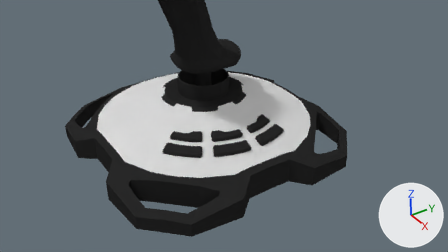
An edit to the Blender file JoystickVisualizer/Assets/Devices/Logitech 3D Pro/Logitech Extreme 3D Pro.blend, drawn before and after from the same camera.
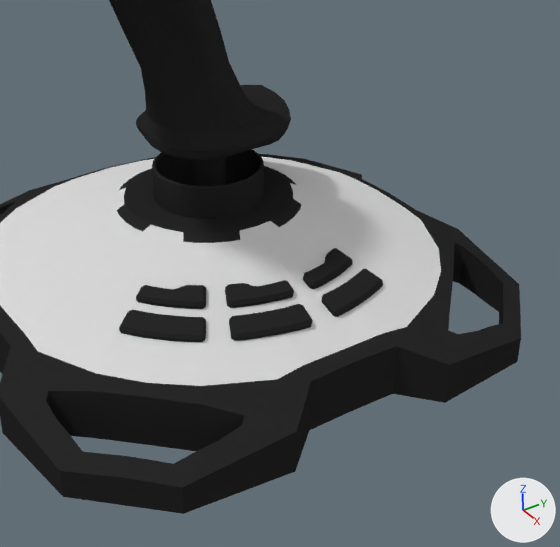
There are two pictures of each version: one from the file's camera 'Camera', one close up on the part from 24% to 82% of the width and 0% to 100% of the height. The lights are fixed; the arrows at lower right show +X, +Y and +Z.

Objects in the first close-up: 'Base', 'Buttons', 'Gimbal Center', 'Gimbal Rubber', 'Stick'.
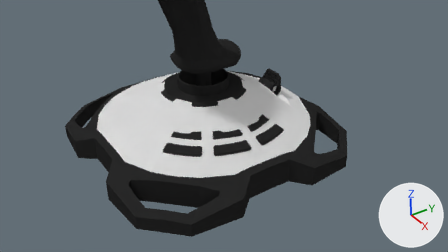
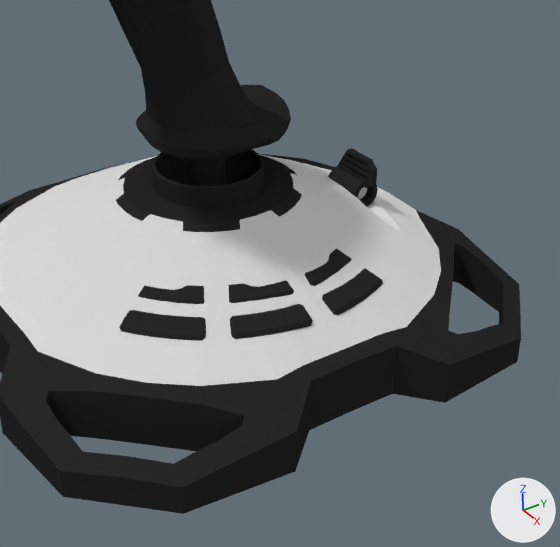
Commit message: update Logitech 3D Pro with throttle flap

Where the change shows, as pixel boxes (x1, y1, x2, y2) in the close-ups (560 x 547 px):
'Gimbal Center', reshaped
    before: (117, 166, 301, 243)
    after: (116, 155, 302, 232)
'Throttle', added (black)
    after: (328, 148, 377, 207)
    faces in mat_black_plastic (black #292929): (328, 148, 377, 207)
part 1 of me_cylinder_001, built on
    before: (0, 157, 441, 386)
    after: (0, 154, 441, 386)
part 2 of me_cylinder_001, recoloured
    both: (377, 187, 415, 210)

What the commit changed:
me_cylinder_001 is used by ob_base; location (0.0, 0.0, 0.0).
me_cylinder_001 had 472 vertices, 430 faces and spanned x -8.3..8.3, y -8.3..8.3, z 0.1..4.0.
me_cylinder_001 now has 531 vertices, 470 faces and spans x -8.3..8.3, y -8.3..8.3, z 0.1..4.3.
Part 1, on me_cylinder_001:
4 vertices are removed from x 0.5..1.5, y 2.5..2.9, z 3.8.
18 faces are deleted.
36 vertices in x -2.9..2.9, y -2.9..2.9, z 3.8 move by (0.0, 0.0, 0.4).
22 vertices in x -2.6..2.6, y -2.5..2.5, z 4.0 move by (0.0, 0.0, 0.3).
47 vertices are added at x -1.8..3.4, y 2.5..7.2, z 2.0..4.2.
16 new vertices lie (0.4, 0.0, 0.0) away from vertices in x 0.0, y 4.6..5.5, z 2.6..3.2.
54 new faces join them, mat_grey_plastic (light grey #dbdbdb).
4 new faces join them, mat_black_plastic (black #292929).
me_cylinder_001 part 2: 6 faces spanning x -1.5..1.5, y 6.9..7.4, z 0.3..2.2 switch from mat_black_plastic (black #292929) to mat_grey_plastic (light grey #dbdbdb).
me_circle_001 has 240 vertices, 248 faces and spans x -2.82..2.82, y -2.91..2.91, z 1.03..4.0.
me_circle_001 is used by ob_gimbal_center; parent ob_base; location (0.0, 0.0, 0.0).
me_circle_001 part 3: all 102 vertices in x -2.82..2.82, y -2.91..2.91, z 3.85..4.0 are moved by (0.0, 0.0, 0.35).
Mesh me_cylinder_003 is new.
It has 293 vertices, 265 faces and spans x 0.0..1.81, y -0.49..0.49, z -0.49..1.26.
Faces by material slot: [264, 1].
It uses material mat_black_plastic (black #292929).
It uses material mat_grey_plastic (light grey #dbdbdb).
Object 'Throttle' (ob_throttle) is new; it shows me_cylinder_003.
Its parent is ob_base.
Its location is (0.0152, 5.111, 3.138).
